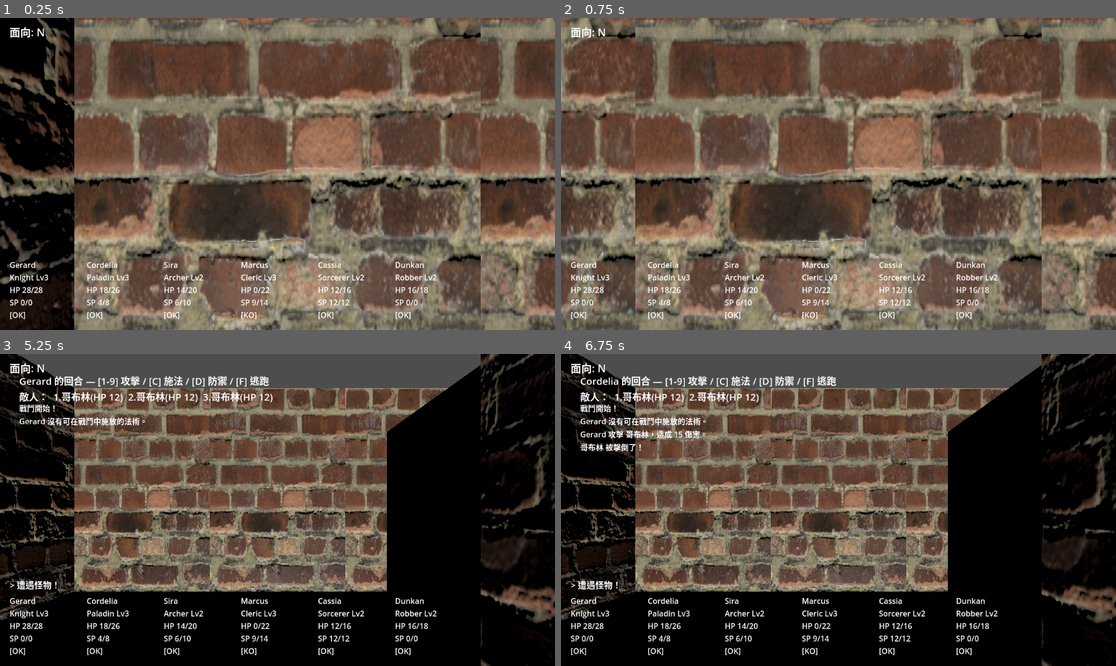
Above: before the commit, frames 1-4 (two rows, left to right).
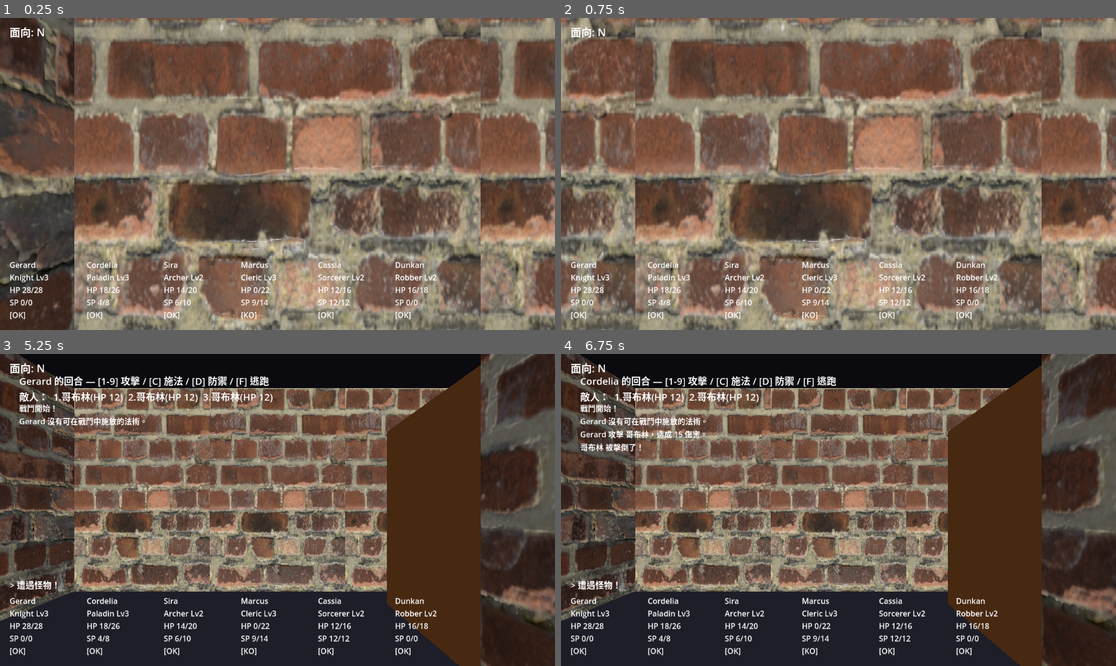
Above: after the commit, the same moments.

Repository: kurtsgm/mm
Game: Godot game, scene res://presentation/world/main.tscn
Same seed, same stepped clock (60 frames per second), same inputs: the game is played once before the commit and once after it.
Inputs (mouse positions are in pixels of both pictures, inside the frame that each line leads up to):
- Up to frame 1 (0.25 s): no input
- Up to frame 2 (0.75 s): tap Enter at 0.5 s; move the mouse to (960, 158) at 0.52 s; hold E (strafe_right) from 0.53 s (still down); hold Shift from 0.53 s (still down); click (960, 158) at 0.67 s
- Up to frame 3 (5.25 s): release E (strafe_right) at 1.25 s; release Shift at 1.25 s; tap Space at 1.25, 2.75, 4.25 s; drag from (166, 525) to (249, 572) at 1.27 s; tap Enter at 2, 3.5 s; move the mouse to (333, 441) at 2.02 s; hold E (strafe_right) 2.03-2.75 s; tap Ctrl at 2.1 s; drag from (249, 572) to (111, 463) at 2.77 s; move the mouse to (444, 556) at 3.52 s; hold Q (strafe_left) 3.53-4.25 s; tap 9 at 3.6 s; drag from (111, 463) to (194, 432) at 4.27 s; move the mouse to (305, 510) at 5.02 s; hold S (move_back) from 5.03 s (still down); tap C at 5.1 s; click (305, 510) at 5.17 s
- Up to frame 4 (6.75 s): release S (move_back) at 5.75 s; drag from (755, 432) to (727, 525) at 5.77 s; move the mouse to (960, 494) at 6.52 s; hold W (move_forward) from 6.53 s (still down); tap 2 at 6.6 s

The runs differ from the first frame. In frame 1, 14% of the frame differs, in the area x 0-100%, y 0-100%; in frame 2, 2.9%; in frame 3, 60%; in frame 4, 59%.

Commit message:
feat(world): add ambient WorldEnvironment so shadow areas aren't black
Scene had only a DirectionalLight3D and no ambient, so back-facing/
occluded surfaces went near-black and materials were unreadable. Add a
code-built WorldEnvironment with constant ambient (tunable consts:
AMBIENT_COLOR/ENERGY, BG_VOID_COLOR). 248/248, boot clean.

Co-Authored-By: Claude Opus 4.8 (1M context) <noreply@anthropic.com>

Diff:
--- a/presentation/world/main.gd
+++ b/presentation/world/main.gd
@@ -1,6 +1,12 @@
 extends Node3D
 
 const MAP_PATH := "res://content/maps/level01.txt"
+
+# 環境光：補一層 ambient，讓背光/陰影區不會全黑、看得清材質。
+# 太暗就調高 AMBIENT_ENERGY；想換色調改 AMBIENT_COLOR；BG_VOID_COLOR 是牆外虛空底色。
+const AMBIENT_COLOR := Color(0.72, 0.74, 0.82)
+const AMBIENT_ENERGY := 0.5
+const BG_VOID_COLOR := Color(0.04, 0.04, 0.06)
 
 @onready var _world_builder: WorldBuilder = $WorldBuilder
 @onready var _player: PlayerController = $PlayerController
@@ -18,6 +24,7 @@
 func _ready() -> void:
 	var map := MapManager.load_text_file(MAP_PATH)
 	_world_builder.build(map)
+	_setup_environment()
 
 	_hud = Hud.new()
 	add_child(_hud)
@@ -51,6 +58,17 @@
 	GameState.current_map_id = map.map_id
 	GameState.player_pos = map.start_pos
 	GameState.player_facing = map.start_facing
+
+func _setup_environment() -> void:
+	var env := Environment.new()
+	env.background_mode = Environment.BG_COLOR
+	env.background_color = BG_VOID_COLOR
+	env.ambient_light_source = Environment.AMBIENT_SOURCE_COLOR
+	env.ambient_light_color = AMBIENT_COLOR
+	env.ambient_light_energy = AMBIENT_ENERGY
+	var we := WorldEnvironment.new()
+	we.environment = env
+	add_child(we)
 
 func _on_entered_cell(pos: Vector2i) -> void:
 	GameState.player_pos = pos
